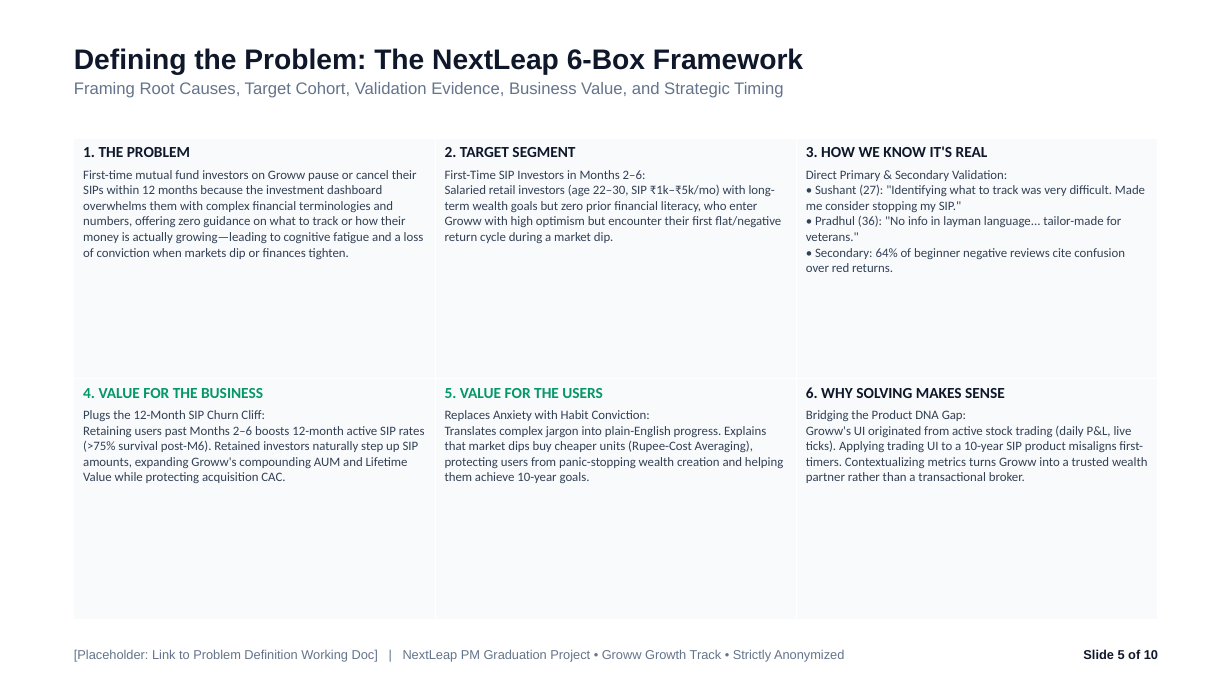
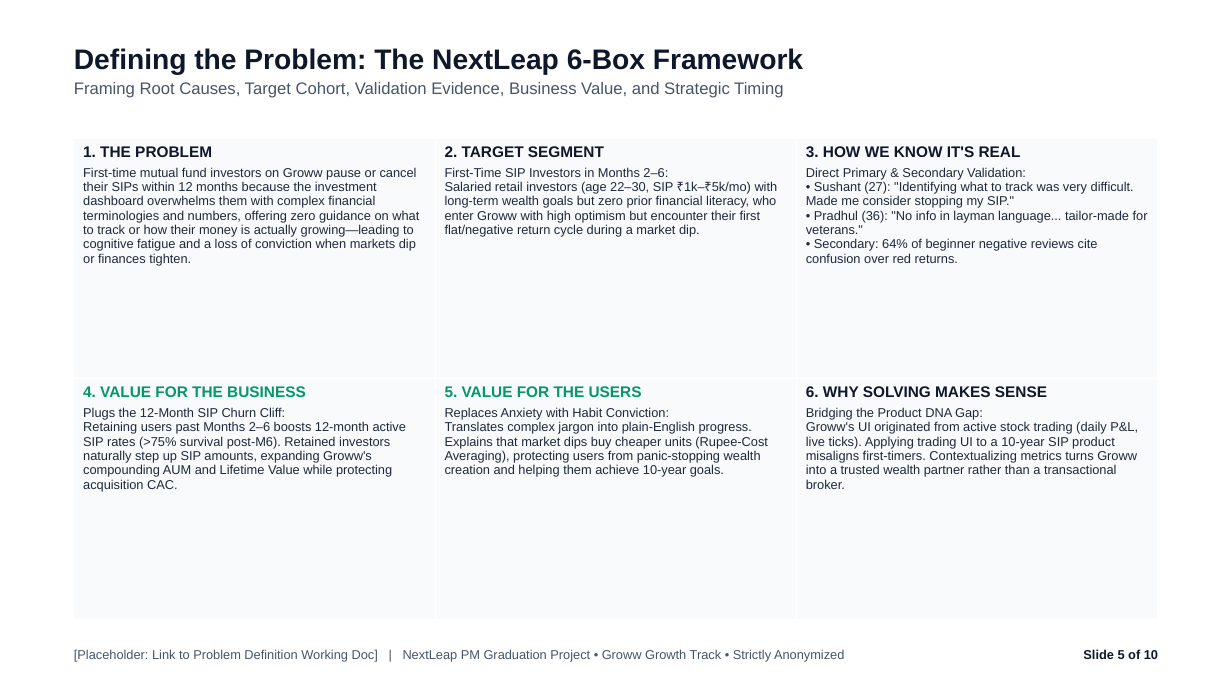
Before and after one commit to emilgeorgefranc95/NL_Grad_Proj_MVP_1, a slide deck: slide 5 of NL_Groww.pptx. Drawn at 1232x693 pixels with LibreOffice and Linux fonts; fonts in the diff are those of the drawing. Boxes give left, top, right and bottom in pixels: in the first picture for what was removed or moved away, otherwise in the second. Text is boxed around its words. In the diff, an @@ line names an element or a change of style, - is before the commit and + after.

```diff
--- a/NL_Groww.pptx
+++ b/NL_Groww.pptx
@@ text at [74,82,783,98]: text colour #64748B to #475569 in "Framing Root Causes, Target Cohort, Validation Evidence, ..." @@
@@ table at [74,139,1158,619] @@
@@ font Calibri to Arial, text colour #334155 to #1E293B @@
@@ text "[Placeholder: Link to Problem Definition ..." at [74,649,844,662]: text colour #64748B to #475569 @@
```
Also in this commit, not shown: 8 other slides changed, 1 other file.
